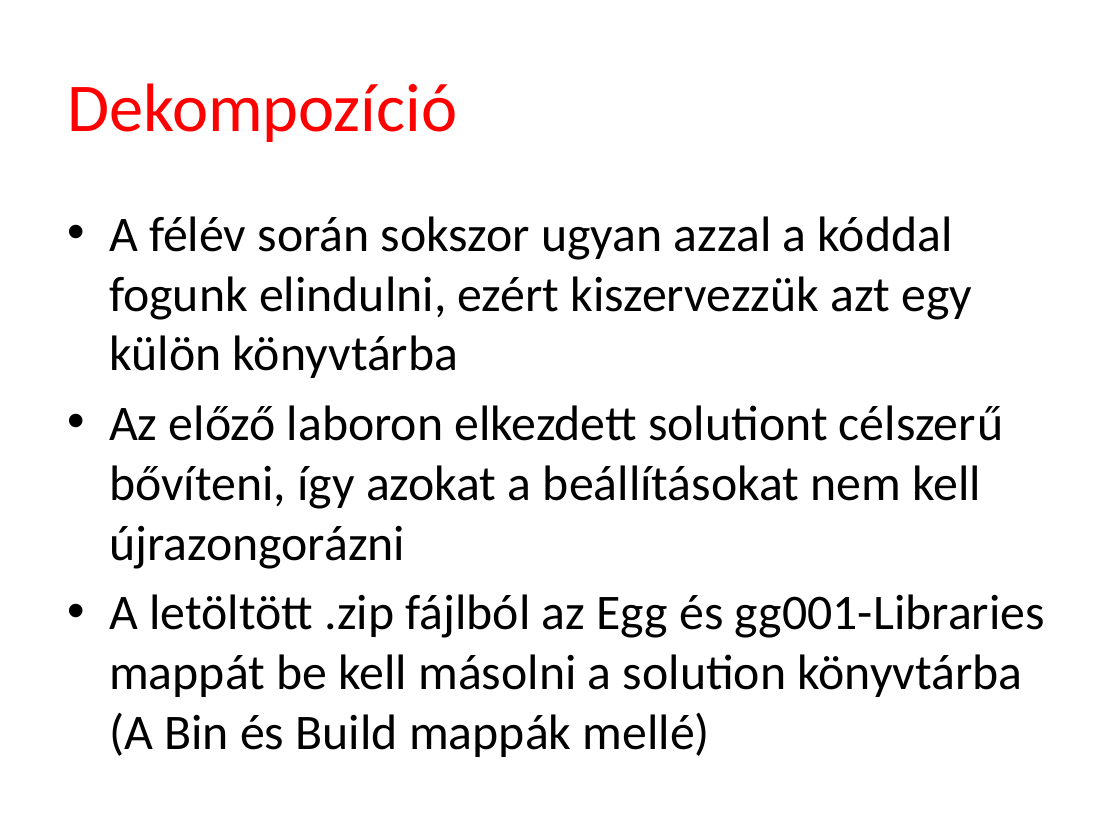
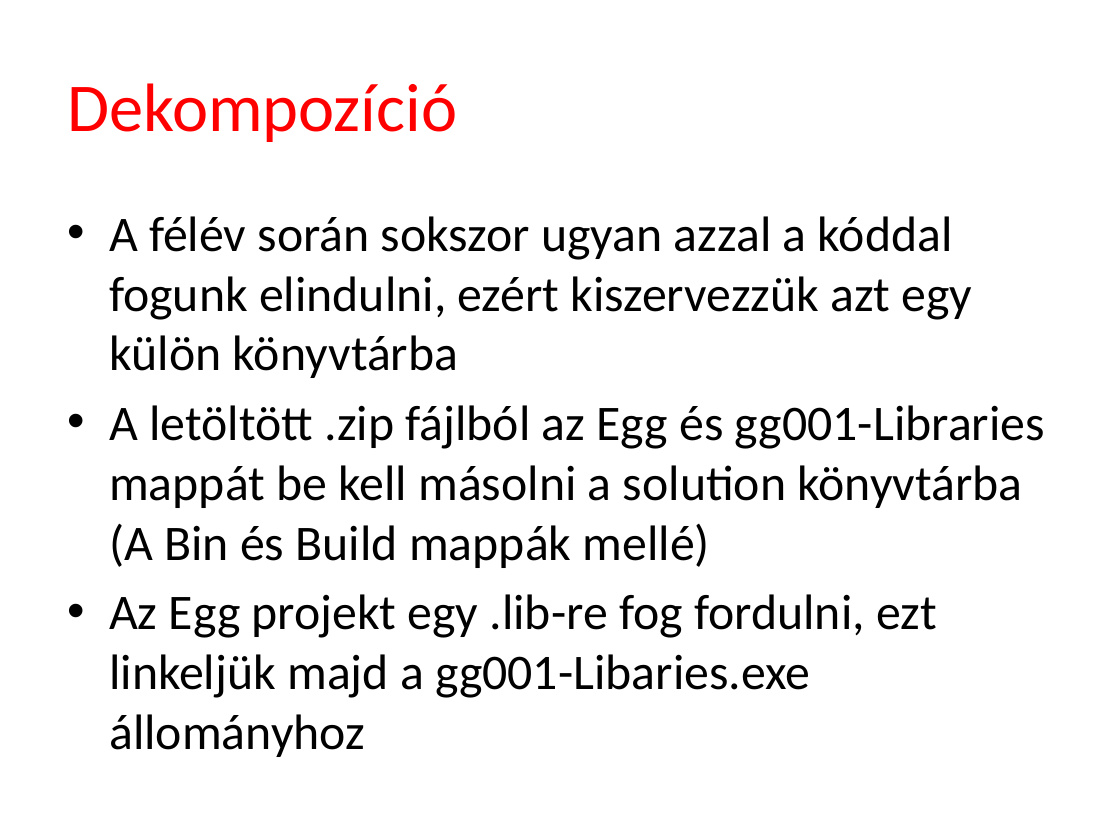
Before and after one commit to tyekx/dx12, a slide deck: slide 2 of Slides/gg001-Libraries.pptx. Drawn at 1120x840 pixels with LibreOffice and Linux fonts; fonts in the diff are those of the drawing; background and template pictures are left out. Boxes give left, top, right and bottom in pixels: in the first picture for what was removed or moved away, otherwise in the second. Text is boxed around its words. In the diff, an @@ line names an element or a change of style, - is before the commit and + after.

```diff
--- a/Slides/gg001-Libraries.pptx
+++ b/Slides/gg001-Libraries.pptx
@@ text at (109, 405, 1003, 569): paragraph removed @@
-• Az előző laboron elkezdett solutiont célszerű bővíteni, így azokat a beállításokat nem kell újrazongorázni
@@ text at (109, 594, 937, 757): paragraph added @@
+• Az Egg projekt egy .lib-re fog fordulni, ezt linkeljük majd a gg001-Libaries.exe állományhoz
```
Also in this commit, not shown: 2 other slides changed, 2 slides removed, 5 other files.
